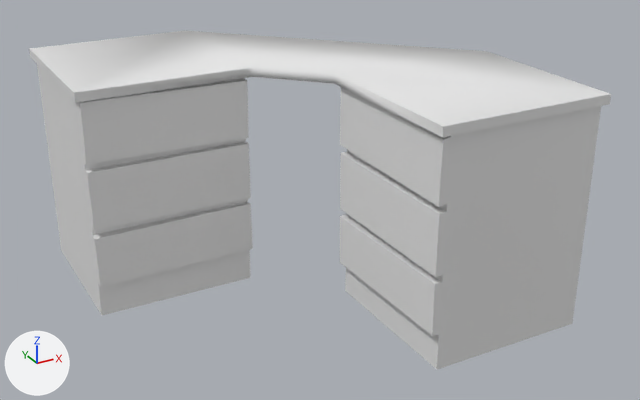
The FBX model Assets/Furniture/Cabinet4.fbx as it was, and as the next commit left it.
One viewpoint serves both versions: a camera (50 mm lens) standing at (-5.14, -9.99, 6.22) and looking at (0.2, -0.28, 1.37). Arrows for +X, +Y and +Z are at lower left; the lights stay in place.

Objects in the first picture: 'Cabinet4'.
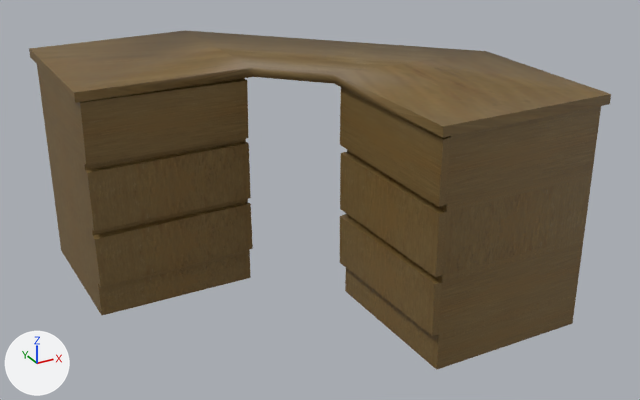
Where the change shows, as pixel boxes (x1, y1, x2, y2) in the pictures (640 x 400 px):
'Cabinet4', recoloured (grey to brown)
    both: (29, 30, 611, 370)

The edits, one by one:
Picture 'wood_01.jpg' (img_wood_01_jpg) is new.
Material 'Material.001' (mat_material_001) is new.
Its texture is img_wood_01_jpg.
me_cube_001 has 416 vertices, 418 faces and spans x -2.8..2.72, y -2.81..2.72, z 0.0..3.16.
me_cube_001 now uses material mat_material_001 (picture img_wood_01_jpg).
